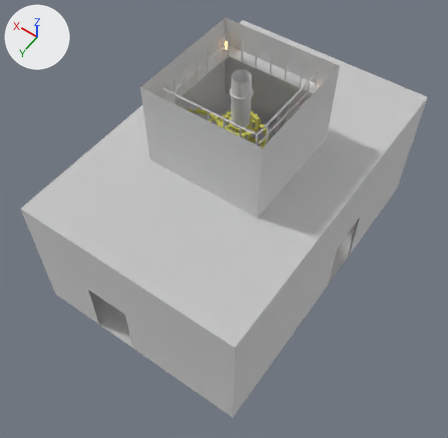
The glTF model public/assets/rooms/gear-shaft/gear-shaft.glb as it was, and as the next commit left it.
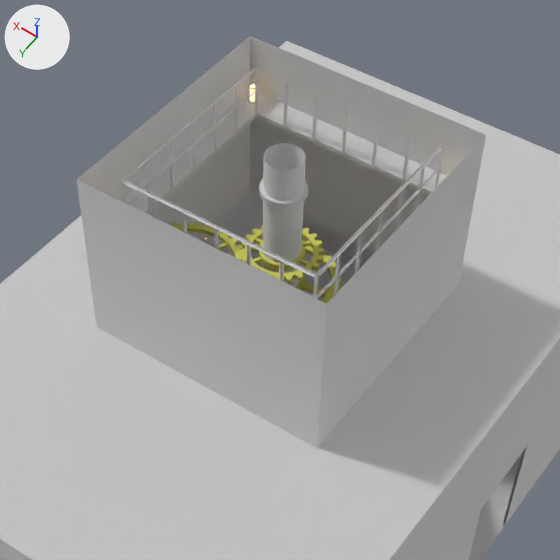
There are two pictures of each version: one whole from a 50 mm camera at (-8.02, 12.12, 19.79) aimed at (-0.36, 1.4, 2.94), one close up on the part from 23% to 84% of the width and 0% to 62% of the height. The lights are fixed; the arrows at upper left show +X, +Y and +Z. The older version's two pictures come first. Vertices at exactly the same position are counted once.

Before the edit, the objects in view are built like this:
```python
me_gear_shaft = bpy.data.meshes.new('gear-shaft')
me_gear_shaft.from_pydata(...)  # 5404 vertices, 7412 faces; spans x -4.0..4.0, y -6.0..6.0, z 0.0..8.0
me_gear_shaft.materials.append(mat_gear_shaft_stone_floor)  # white #e7e7e7
me_gear_shaft.materials.append(mat_gear_shaft_wallpaper)  # white #e7e7e7
me_gear_shaft.materials.append(mat_gear_shaft_walnut)  # white #e7e7e7
me_gear_shaft.materials.append(mat_gear_shaft_brass_aged)  # white #e7e7e7
me_gear_shaft.materials.append(mat_gear_shaft_brass_polished)  # white #e7e7e7
me_gear_shaft.materials.append(mat_gear_shaft_wax)  # beige #e7d7b8
me_gear_shaft.materials.append(mat_gear_shaft_flame)  # brown #896335, glowing orange #ffbc69
me_gear_shaft.materials.append(mat_gear_shaft_lamp_glass)  # beige #ffda99, glowing beige #ffda99
me_gear_shaft.materials.append(mat_gear_shaft_coals)  # brown #683815, glowing orange #ff9342
me_gear_shaft.materials.append(mat_gear_shaft_gilt)  # yellow #dad761
me_gear_shaft_gear_ring = bpy.data.meshes.new('gear-shaft_gear_ring')
me_gear_shaft_gear_ring.from_pydata(...)  # 1320 vertices, 2392 faces; spans x -2.0..2.0, y -2.0..2.0, z -0.13..0.13
# faces by material slot: [384, 2008]
me_gear_shaft_gear_ring.materials.append(mat_gear_shaft_brass_polished)  # white #e7e7e7
me_gear_shaft_gear_ring.materials.append(mat_gear_shaft_gilt)  # yellow #dad761
ob_gear_shaft = bpy.data.objects.new('gear-shaft', me_gear_shaft)
ob_gear_shaft.location = (0.0, 0.0, 0.0)
ob_gear_shaft_gear_ring = bpy.data.objects.new('gear-shaft_gear_ring', me_gear_shaft_gear_ring)
ob_gear_shaft_gear_ring.location = (0.0, 0.0, 3.6)
```
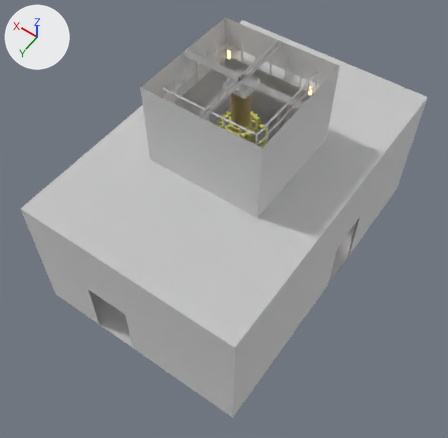
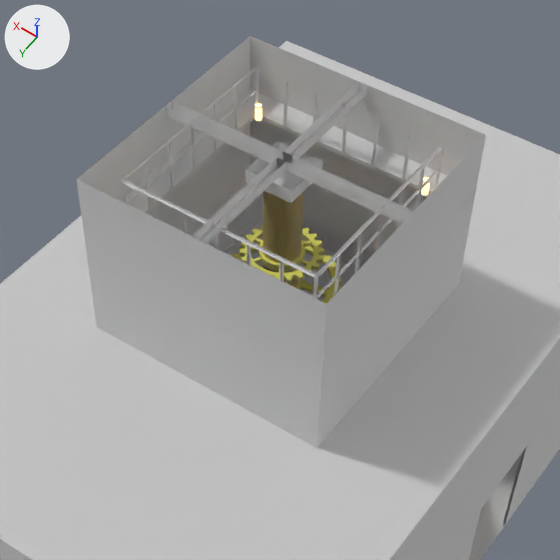
Location of each change, [x1, y1, x2, y2] in pixels of the close-ups (560 x 560 px; the box of a moved part takes in the faces that stretch with it):
part 1 of me_gear_shaft, moved or reshaped (not visible before)
    after: [421, 178, 430, 195]
part 2 of me_gear_shaft, moved or reshaped
    before: [250, 85, 255, 102]
    after: [255, 104, 262, 121]
part 3 of me_gear_shaft, deleted
    before: [171, 179, 342, 304]
part 4 of me_gear_shaft, built on
    before: [262, 143, 306, 287]
    after: [191, 82, 368, 287]
part 5 of me_gear_shaft, added
    after: [165, 101, 414, 224]
part 6 of me_gear_shaft, recoloured (darker)
    before: [262, 143, 306, 287]
    after: [262, 191, 304, 287]
part 7 of me_gear_shaft_gear_ring, added
    after: [231, 225, 342, 304]

The change in detail:
Material 'gear-shaft_gilt-worn' (mat_gear_shaft_gilt_worn) is new.
Its base color is (0.62, 0.59, 0.24) (beige #ceca86).
Material 'gear-shaft_bronze' (mat_gear_shaft_bronze) is new.
Its base color is (0.5, 0.39, 0.16) (yellow #bca86f).
me_gear_shaft is used by ob_gear_shaft; location (0.0, 0.0, 0.0).
me_gear_shaft had 5404 vertices, 7412 faces and spanned x -4.0..4.0, y -6.0..6.0, z 0.0..8.0.
me_gear_shaft now has 3212 vertices, 3376 faces and spans x -4.0..4.0, y -6.0..6.0, z 0.0..8.0.
me_gear_shaft part 1: the loose piece of 16 vertices spanning x -1.94..-1.82, y -1.94..-1.82, z 7.03..7.27 is moved by (0.35, 0.35, 0.0).
me_gear_shaft part 2: the loose piece of 16 vertices spanning x 1.82..1.94, y -1.94..-1.82, z 7.03..7.27 is moved by (-0.35, 0.35, 0.0).
me_gear_shaft part 3: 36 loose pieces with 2288 vertices, spanning x -0.95..2.09, y -0.95..2.09, z 5.2..7.44, are deleted.
me_gear_shaft part 4: 20 vertices moved from x -0.3..0.3, y -0.3..0.3, z 8.0 to x -0.3..0.3, y -0.3..0.3, z 7.62; 24 vertices added at x -0.4..0.4, y -2.1..2.1, z 7.62..8.0.
me_gear_shaft part 5: 8 vertices added at x -2.1..2.1, y -0.08..0.08, z 7.84..8.0.
me_gear_shaft part 6: 40 faces spanning x -0.3..0.3, y -0.3..0.3, z 1.42..7.62 switch from mat_gear_shaft_brass_polished (white #e7e7e7) to mat_gear_shaft_bronze (yellow #bca86f).
Other edits to the shape of me_gear_shaft do not show in these pictures.
me_gear_shaft no longer uses material mat_gear_shaft_gilt (yellow #dad761).
me_gear_shaft_gear_ring is used by ob_gear_shaft_gear_ring; location (0.0, 0.0, 3.6).
me_gear_shaft_gear_ring had 1320 vertices, 2392 faces and spanned x -2.0..2.0, y -2.0..2.0, z -0.13..0.13.
me_gear_shaft_gear_ring now has 2440 vertices, 4456 faces and spans x -2.0..2.0, y -2.0..2.0, z -0.13..2.61.
me_gear_shaft_gear_ring part 7: 1072 vertices added at x -0.95..0.95, y -0.95..0.95, z 1.89..2.61.
Other edits to the shape of me_gear_shaft_gear_ring do not show in these pictures.
me_gear_shaft_gear_ring gains material mat_gear_shaft_gilt_worn (beige #ceca86).
